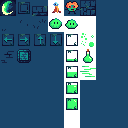
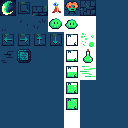
The second 128 × 128 image is a revision of the first. Changes to its layers:
painted on "main" over [26, 9, 43, 45]
